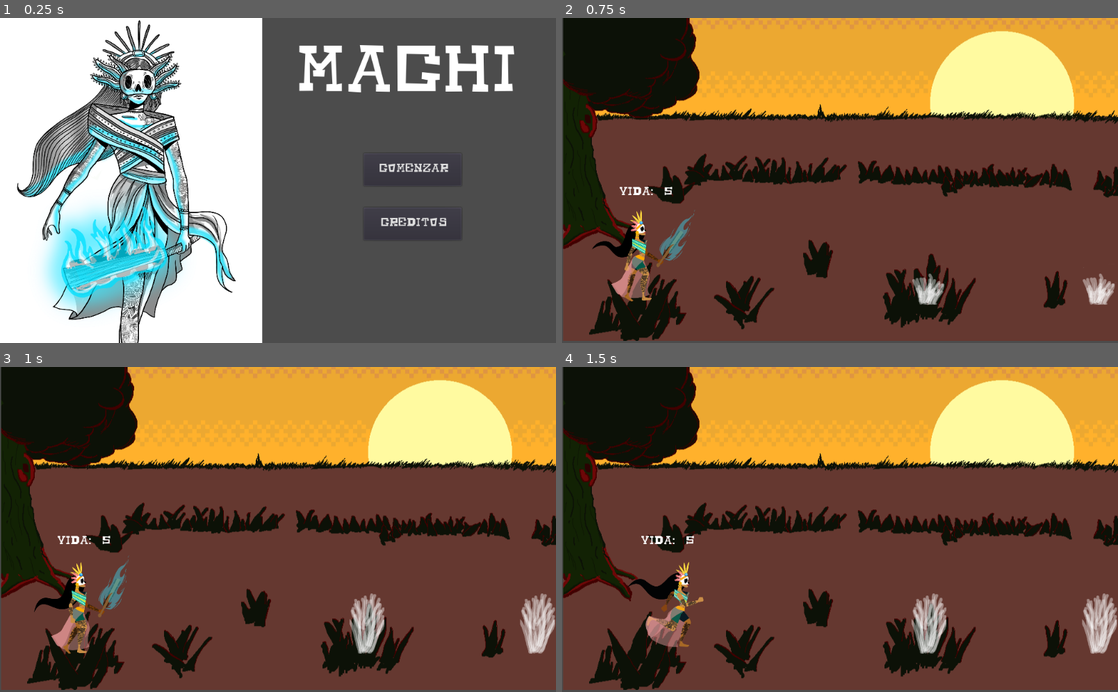
Above: before the commit, frames 1-4 (two rows, left to right).
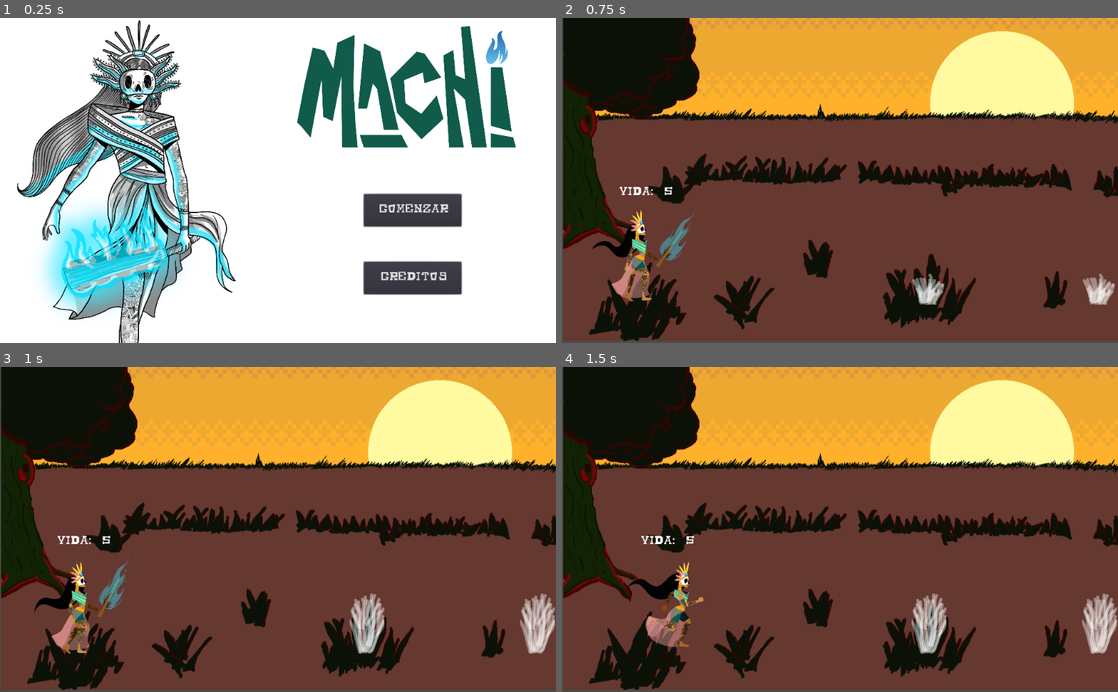
Above: after the commit, the same moments.

Repository: Delta-k/GameJam2021
Game: Godot game, scene res://Niveles/MenúScene.tscn
The game is run twice, just before and just after one commit, with the same random seed, the same clock (stepped at 60 frames per second) and the same inputs.
Inputs:
- Up to frame 1 (0.25 s): no input
- Up to frame 2 (0.75 s): click "Comenzar" at 0.5 s
- Up to frame 3 (1 s): no input
- Up to frame 4 (1.5 s): hold Right (right) from 1.28 s (still down)

The runs differ from the first frame. In frame 1, 49% of the frame differs, in the area x 47-100%, y 0-100%; in frame 2, nothing differs; in frame 3, nothing differs; in frame 4, nothing differs.

Commit message:
Ejecutable

Diff:
--- a/Niveles/MenúScene.tscn
+++ b/Niveles/MenúScene.tscn
@@ -1,9 +1,11 @@
-[gd_scene load_steps=8 format=2]
+[gd_scene load_steps=10 format=2]
 
 [ext_resource path="res://Fonts/Mucho_Power.otf" type="DynamicFontData" id=1]
 [ext_resource path="res://Scripts/SceneScript.gd" type="Script" id=2]
 [ext_resource path="res://Images/concept2_1.png" type="Texture" id=3]
 [ext_resource path="res://Audio/Menú.wav" type="AudioStream" id=4]
+[ext_resource path="res://Images/blanco.png" type="Texture" id=5]
+[ext_resource path="res://Images/logo.png" type="Texture" id=6]
 
 [sub_resource type="DynamicFont" id=1]
 font_data = ExtResource( 1 )
@@ -24,11 +26,16 @@
 scale = Vector2( 0.335, 0.335 )
 texture = ExtResource( 3 )
 
+[node name="Sprite3" type="Sprite" parent="Sprite"]
+position = Vector2( 1501.72, 0.0560532 )
+scale = Vector2( 1.81057, 2.75393 )
+texture = ExtResource( 5 )
+
 [node name="btnComenzar" type="Button" parent="."]
 margin_left = 670.0
-margin_top = 250.0
+margin_top = 325.0
 margin_right = 850.0
-margin_bottom = 310.0
+margin_bottom = 385.0
 custom_fonts/font = SubResource( 1 )
 text = "Comenzar"
 __meta__ = {
@@ -50,9 +57,9 @@
 
 [node name="btnCreditos" type="Button" parent="."]
 margin_left = 670.0
-margin_top = 350.0
+margin_top = 450.0
 margin_right = 850.0
-margin_bottom = 410.0
+margin_bottom = 510.0
 custom_fonts/font = SubResource( 3 )
 text = "Creditos"
 __meta__ = {
@@ -62,5 +69,10 @@
 [node name="AudioStreamPlayer2D" type="AudioStreamPlayer" parent="."]
 stream = ExtResource( 4 )
 autoplay = true
+
+[node name="Logo" type="Sprite" parent="."]
+position = Vector2( 752.428, 136.517 )
+scale = Vector2( 0.3, 0.3 )
+texture = ExtResource( 6 )
 [connection signal="pressed" from="btnComenzar" to="." method="_on_btnComenzar_pressed"]
 [connection signal="pressed" from="btnCreditos" to="." method="_on_btnCreditos_pressed"]
Binary file added: Images/blanco.png
Not shown, added: Images/blanco.png.import
Binary file added: Images/logo.png
Binary file added: Machi.png
Not shown, added: Machi.png.import
Binary file added: favicon.png
Not shown, added: favicon.png.import
Not shown, added: Machi.html
Not shown, added: Machi.js
Not shown, changed: Machi.pck
Not shown, added: Machi.wasm
